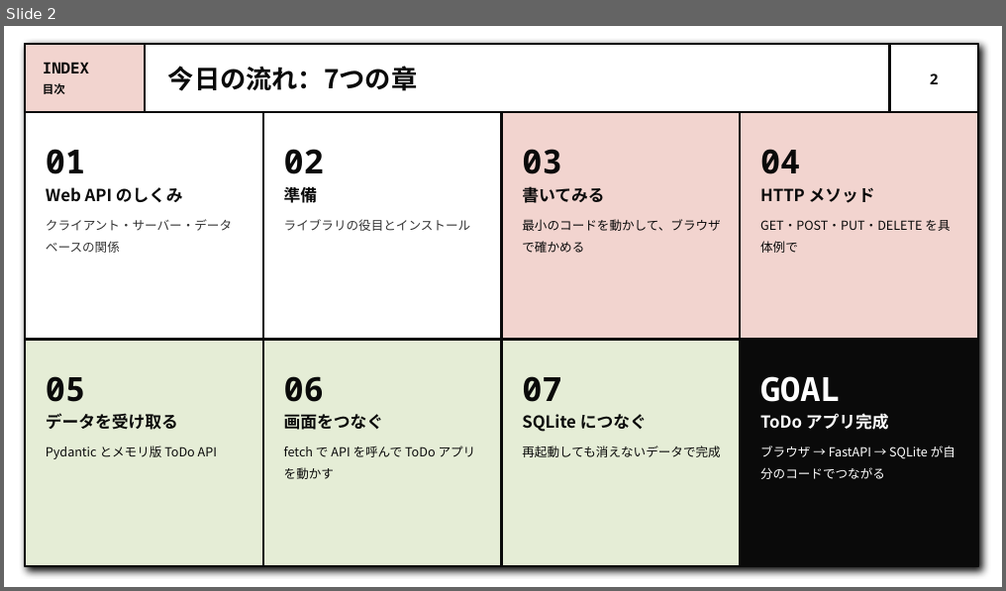
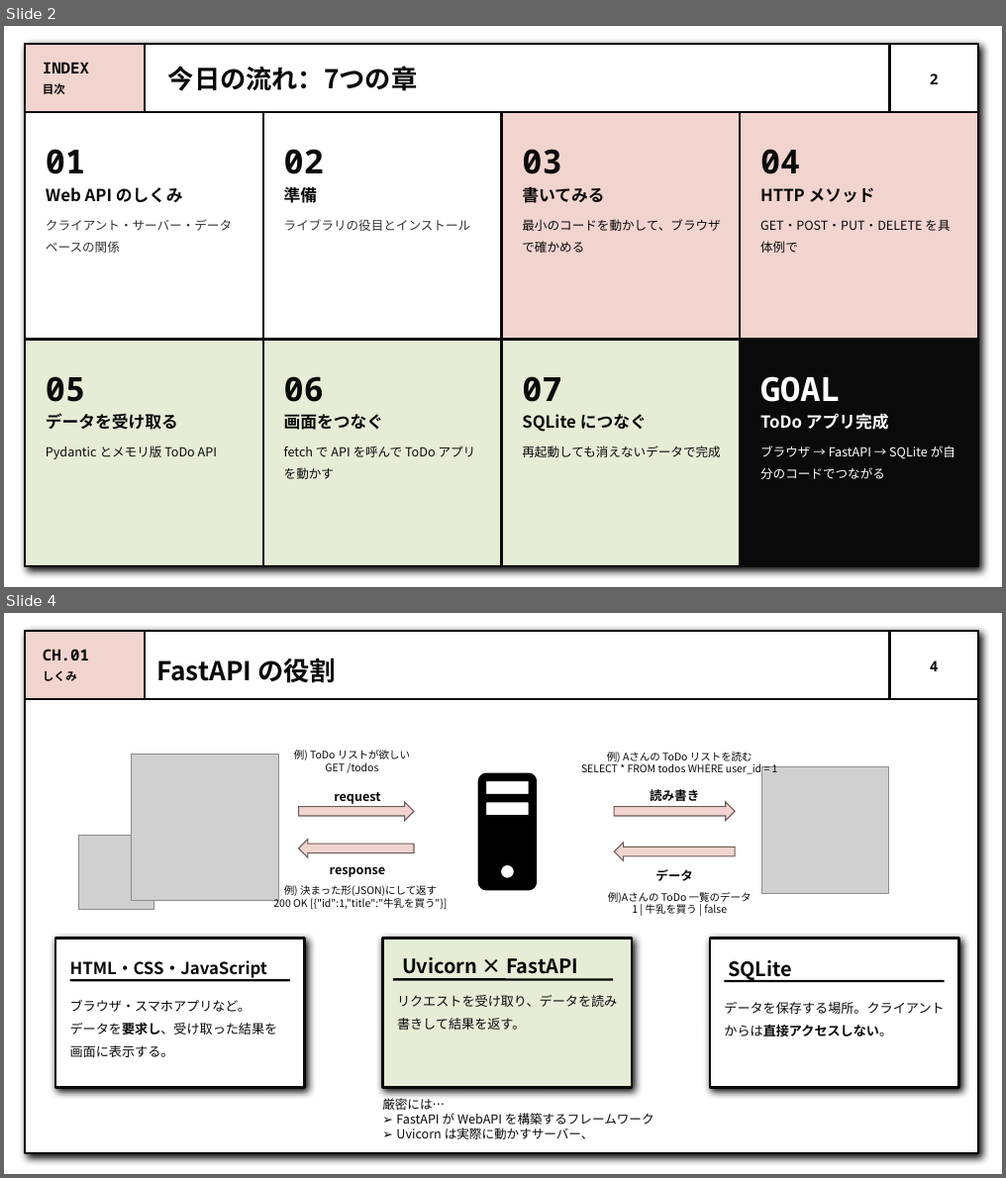
Before and after one commit to Luca-blue/study-fast-api, a slide deck: slides/fastapi-intro.pptx. Shown one above the other, each under a label of ours: slide 2 before the commit, slides 2 and 4 after it; the slides between them are not shown. The pictures are 1006x591 and 1006x1178 pixels, drawn with LibreOffice and Linux fonts; fonts in the diff are those of the drawing; grey boxes stand for pictures. Boxes give left, top, right and bottom in pixels: in the first picture for what was removed or moved away, otherwise in the second. Text is boxed around its words. In the diff, an @@ line names an element or a change of style, - is before the commit and + after.

```diff
--- a/slides/fastapi-intro.pptx
+++ b/slides/fastapi-intro.pptx
@@ slide 4 added at <box>4,613,1002,1174</box>, background #FFFFFF; not listed: 4 template elements that a slide beside it also shows @@
@@ text added at <box>43,649,89,661</box>, 15 pt, text #0A0A0A, bold @@
+CH.01
@@ text added at <box>43,670,77,681</box>, 11 pt, text #0A0A0A, bold @@
+しくみ
@@ title added at <box>156,658,336,683</box>, 25 pt, text #0A0A0A, bold @@
+FastAPI の役割
@@ page number added at <box>930,661,939,671</box>, 14 pt, text #0A0A0A, bold @@
+4
@@ picture added at <box>132,754,278,900</box> @@
@@ text added at <box>294,750,410,773</box>, 10 pt, text #0A0A0A @@
+例) ToDo リストが欲しい
+GET /todos
@@ text added at <box>581,752,778,774</box>, 10 pt, text #0A0A0A @@
+例) Aさんの ToDo リストを読む
+SELECT * FROM todos WHERE user_id = 1
@@ freeform shape added at <box>478,773,537,891</box>, fill #000000 @@
@@ text added at <box>649,789,699,801</box>, 12 pt, text #0A0A0A, bold @@
+読み書き
@@ picture added at <box>761,767,888,894</box> @@
@@ right arrow added at <box>299,802,414,821</box>, fill #F2D4CF, outline #6A5D5B 1 pt @@
@@ text added at <box>334,792,380,804</box>, 12 pt, text #0A0A0A, bold @@
+request
@@ right arrow added at <box>614,802,735,821</box>, fill #F2D4CF, outline #6A5D5B 1 pt @@
@@ picture added at <box>79,835,153,909</box> @@
@@ right arrow added at <box>299,839,414,858</box>, fill #F2D4CF, outline #6A5D5B 1 pt @@
@@ right arrow added at <box>614,843,735,861</box>, fill #F2D4CF, outline #6A5D5B 1 pt @@
@@ text added at <box>330,866,385,877</box>, 12 pt, text #0A0A0A, bold @@
+response
@@ text added at <box>655,869,693,881</box>, 12 pt, text #0A0A0A, bold @@
+データ
@@ text added at <box>273,885,447,909</box>, 10 pt, text #0A0A0A @@
+例) 決まった形(JSON)にして返す
+200 OK [{"id":1,"title":"牛乳を買う"}]
@@ text added at <box>608,892,751,914</box>, 10 pt, text #0A0A0A @@
+例)Aさんの ToDo 一覧のデータ
+1 | 牛乳を買う | false
@@ rectangle added at <box>55,939,305,1088</box>, fill #FFFFFF, outline #0A0A0A 2.25 pt @@
@@ rectangle added at <box>383,939,632,1088</box>, fill #E5EDD6, outline #0A0A0A 2.25 pt @@
@@ rectangle added at <box>710,939,959,1088</box>, fill #FFFFFF, outline #0A0A0A 2.25 pt @@
@@ text added at <box>70,960,267,978</box>, 16 pt, text #0A0A0A, bold @@
+HTML・CSS・JavaScript
@@ text added at <box>402,958,578,980</box>, 19 pt, text #0A0A0A, bold @@
+Uvicorn × FastAPI
@@ text added at <box>728,960,792,982</box>, 19 pt, text #0A0A0A, bold @@
+SQLite
@@ line added from (70, 980) to (290, 980), #0A0A0A 2.25 pt @@
@@ line added from (393, 980) to (614, 980), #0A0A0A 2.25 pt @@
@@ text added at <box>397,995,617,1030</box>, 12.5 pt, text #0A0A0A @@
+リクエストを受け取り、データを読み書きして結果を返す。
@@ line added from (724, 981) to (944, 981), #0A0A0A 2.25 pt @@
@@ text added at <box>70,1000,278,1058</box>, 12.5 pt, text #0A0A0A @@
+ブラウザ・スマホアプリなど。
+データを要求し、受け取った結果を画面に表示する。
@@ text added at <box>724,1002,944,1037</box>, 12.5 pt, text #0A0A0A @@
+データを保存する場所。クライアントからは直接アクセスしない。
@@ text added at <box>382,1098,654,1140</box>, 12 pt, text #0A0A0A @@
+厳密には…
+➢ FastAPI が WebAPI を構築するフレームワーク
+➢ Uvicorn は実際に動かすサーバー、
```
Also in this commit, not shown: 26 slides changed, 7 other files.
